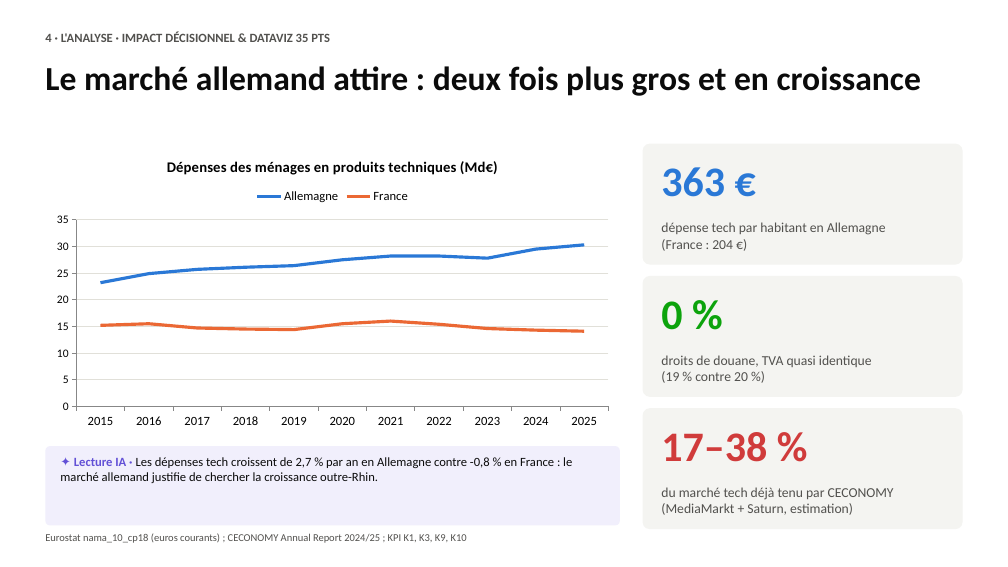
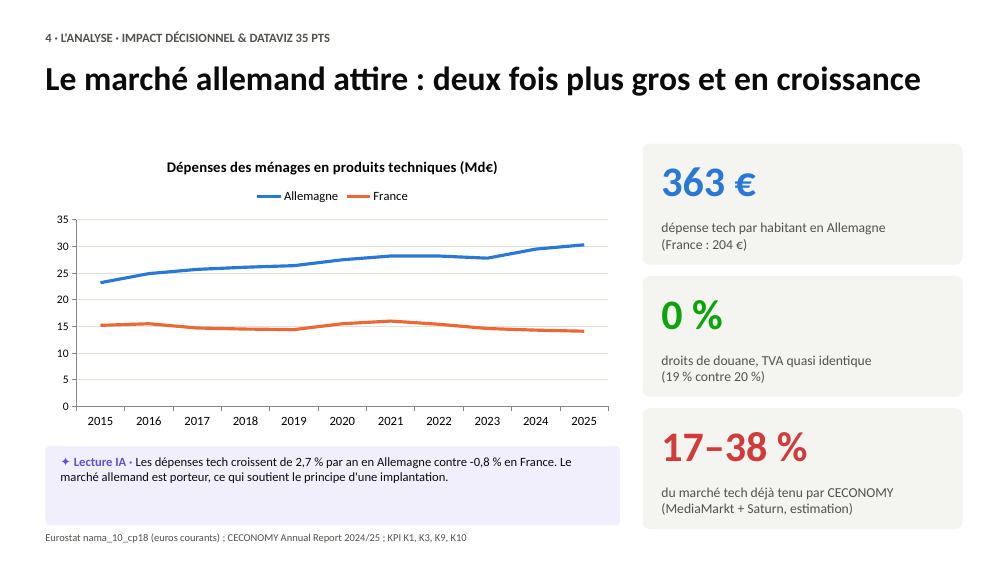
Before and after one commit to romane13long-source/fnac-expansion-allemagne, a slide deck: slide 5 of docs/Comex_Fnac_Allemagne.pptx. Drawn at 1008x567 pixels with LibreOffice and Linux fonts; fonts in the diff are those of the drawing. Boxes give left, top, right and bottom in pixels: in the first picture for what was removed or moved away, otherwise in the second. Text is boxed around its words. In the diff, an @@ line names an element or a change of style, - is before the commit and + after.

```diff
--- a/docs/Comex_Fnac_Allemagne.pptx
+++ b/docs/Comex_Fnac_Allemagne.pptx
@@ text at (60,457,572,483): text changed @@
-✦ Lecture IA · Les dépenses tech croissent de 2,7 % par an en Allemagne contre -0,8 % en France : le marché allemand justifie de chercher la croissance outre-Rhin.
+✦ Lecture IA · Les dépenses tech croissent de 2,7 % par an en Allemagne contre -0,8 % en France. Le marché allemand est porteur, ce qui soutient le principe d'une implantation.
```
Also in this commit, not shown: 2 other slides changed, 8 other files.
